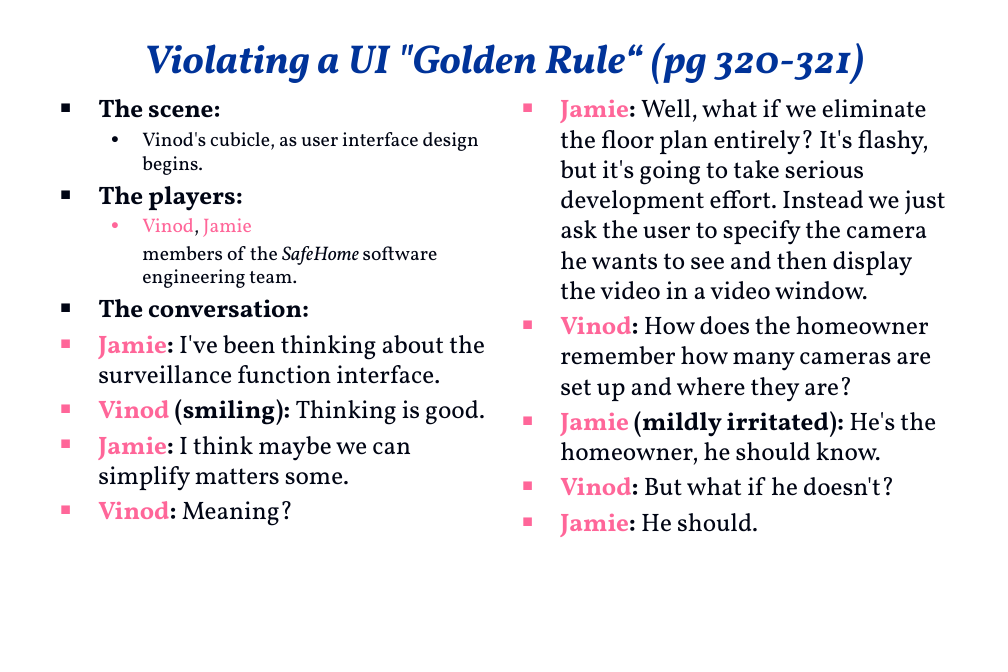
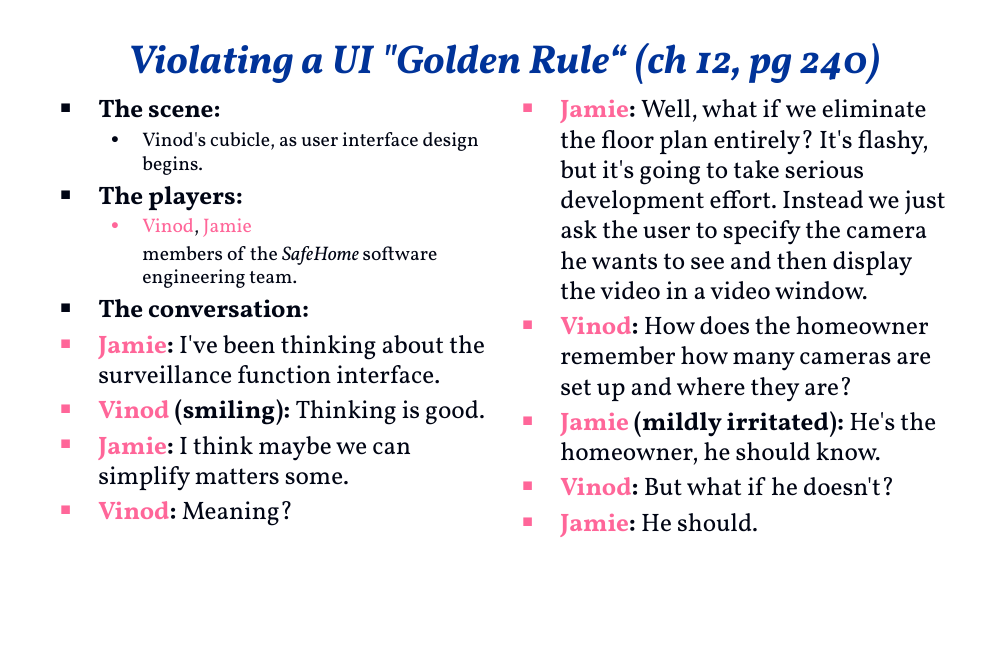
Before and after one commit to swtv-kaist/cs350-fall25, a slide deck: slide 67 of slides/safehome_dialog.pptx (slide 70 before the commit). Drawn at 1008x672 pixels with LibreOffice and Linux fonts; fonts in the diff are those of the drawing; background and template pictures are left out. Boxes give left, top, right and bottom in pixels: in the first picture for what was removed or moved away, otherwise in the second. Text is boxed around its words. In the diff, an @@ line names an element or a change of style, - is before the commit and + after.

```diff
--- a/slides/safehome_dialog.pptx
+++ b/slides/safehome_dialog.pptx
@@ title at bbox=[128, 43, 881, 84]: text changed @@
-Violating a UI "Golden Rule“ (pg 320-321)
+Violating a UI "Golden Rule“ (ch 12, pg 240)
```
Also in this commit, not shown: 63 other slides changed, 2 slides added, 1 other file.
